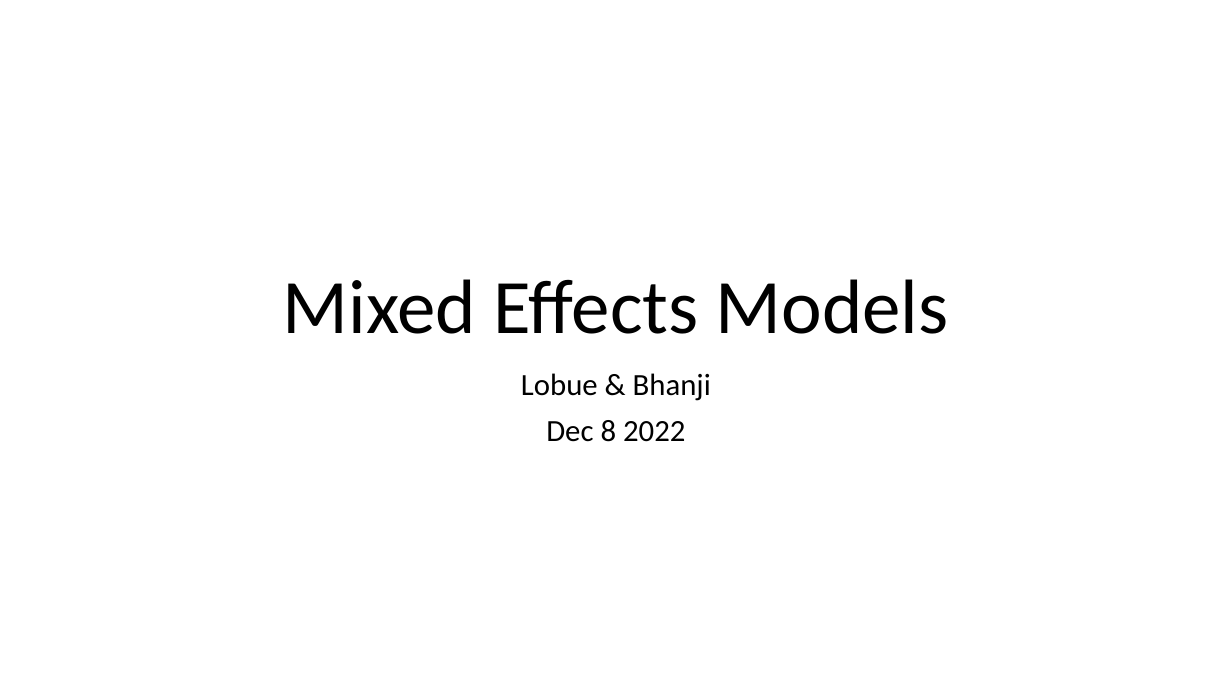
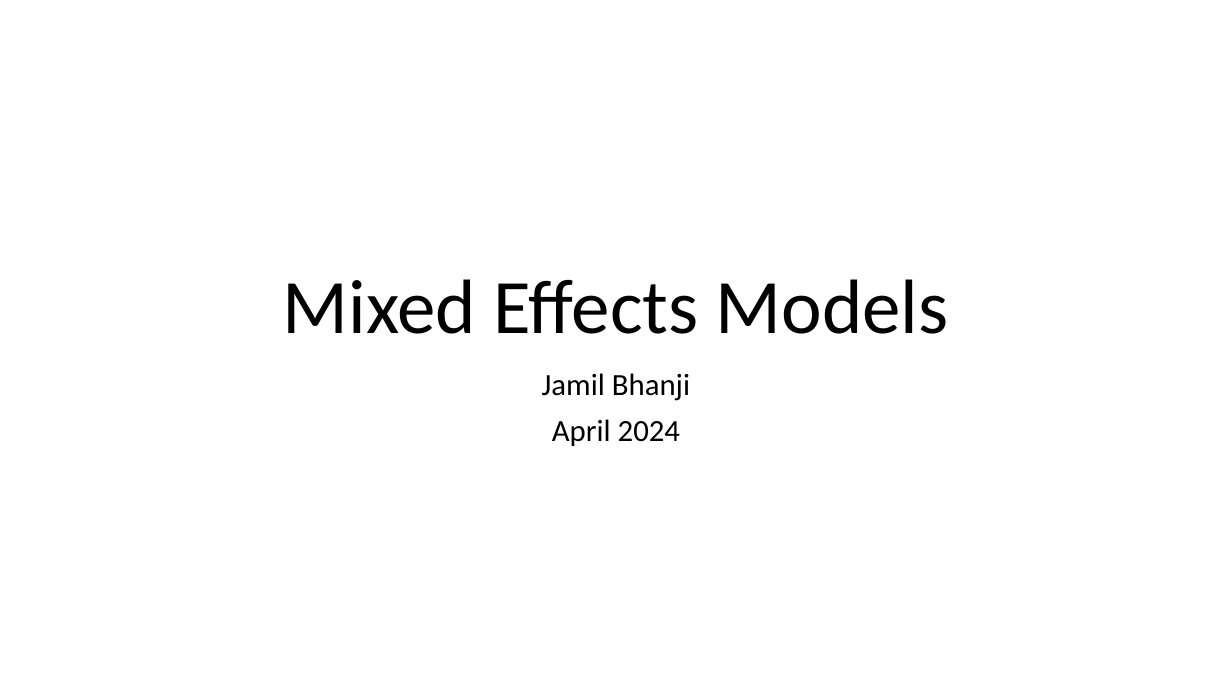
Before and after one commit to scream104/psych596, a slide deck: slide 1 of lecture-slides_upload/lecture/mixed-fx-lab.pptx. Drawn at 1232x693 pixels with LibreOffice and Linux fonts; fonts in the diff are those of the drawing. Boxes give left, top, right and bottom in pixels: in the first picture for what was removed or moved away, otherwise in the second. Text is boxed around its words. In the diff, an @@ line names an element or a change of style, - is before the commit and + after.

```diff
--- a/lecture-slides_upload/lecture/mixed-fx-lab.pptx
+++ b/lecture-slides_upload/lecture/mixed-fx-lab.pptx
@@ subtitle at (x1=542, y1=373, x2=690, y2=446): text changed @@
-Lobue & Bhanji
-Dec 8 2022
+Jamil Bhanji
+April 2024
```
Also in this commit, not shown: 6 other slides changed.
